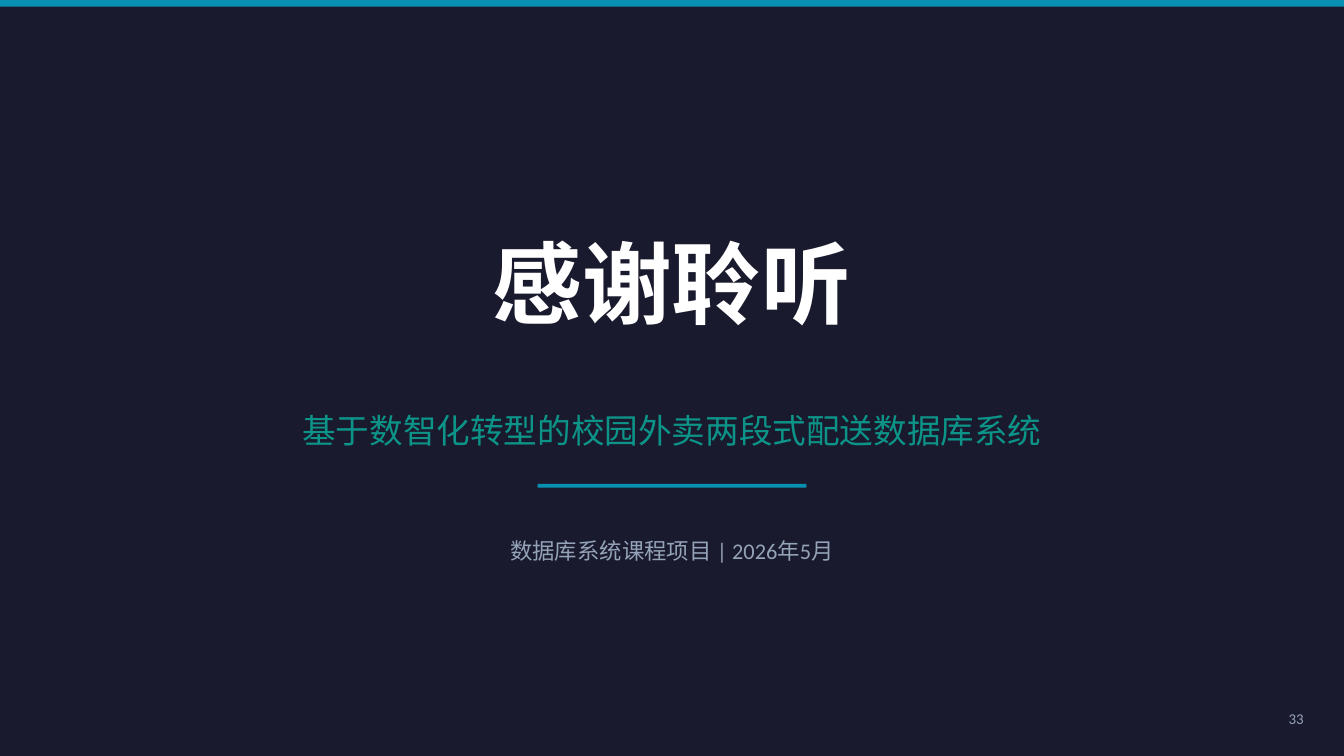
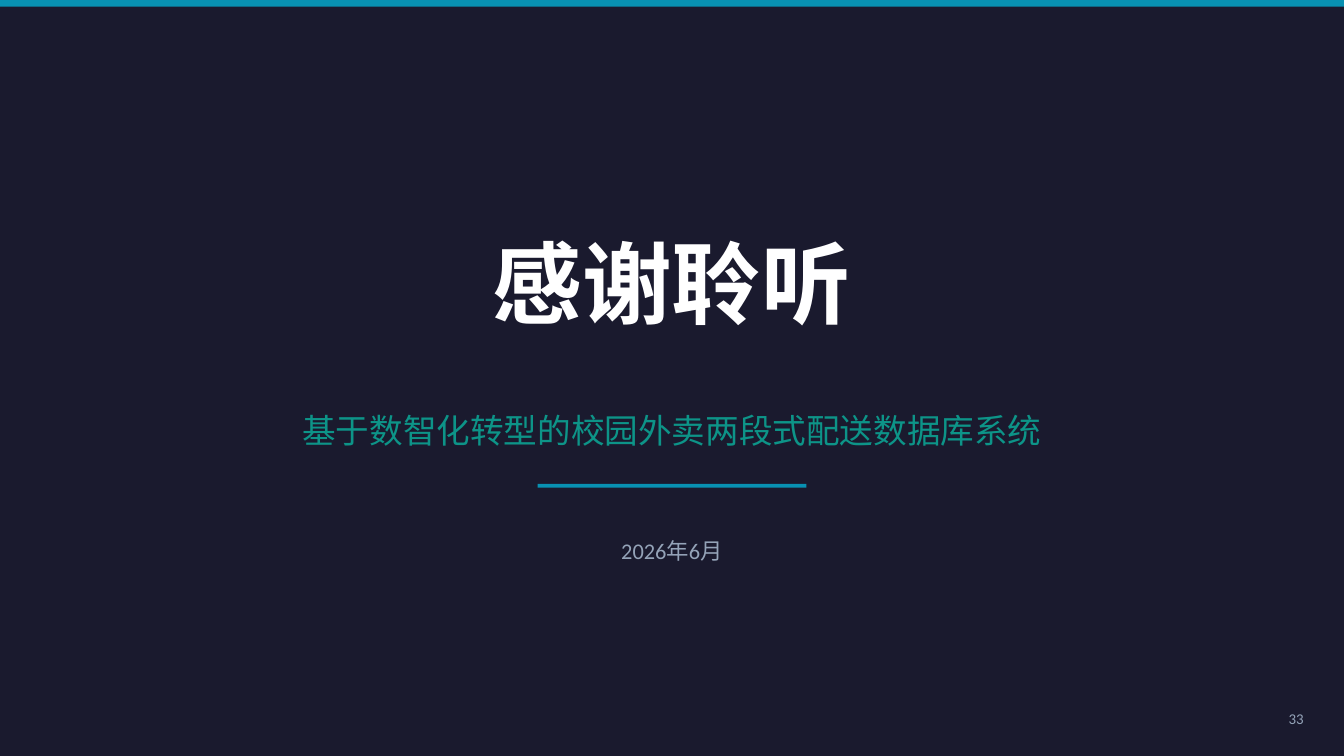
Before and after one commit to sou1maker/database, a slide deck: slide 33 of 校园外卖两段式配送系统_答辩汇报.pptx. Drawn at 1344x756 pixels with LibreOffice and Linux fonts; fonts in the diff are those of the drawing. Boxes give left, top, right and bottom in pixels: in the first picture for what was removed or moved away, otherwise in the second. Text is boxed around its words. In the diff, an @@ line names an element or a change of style, - is before the commit and + after.

```diff
--- a/校园外卖两段式配送系统_答辩汇报.pptx
+++ b/校园外卖两段式配送系统_答辩汇报.pptx
@@ text at (621, 541, 723, 561): text changed @@
-数据库系统课程项目 | 2026年5月
+2026年6月
```
Also in this commit, not shown: 12 other slides changed, 8 other files.
